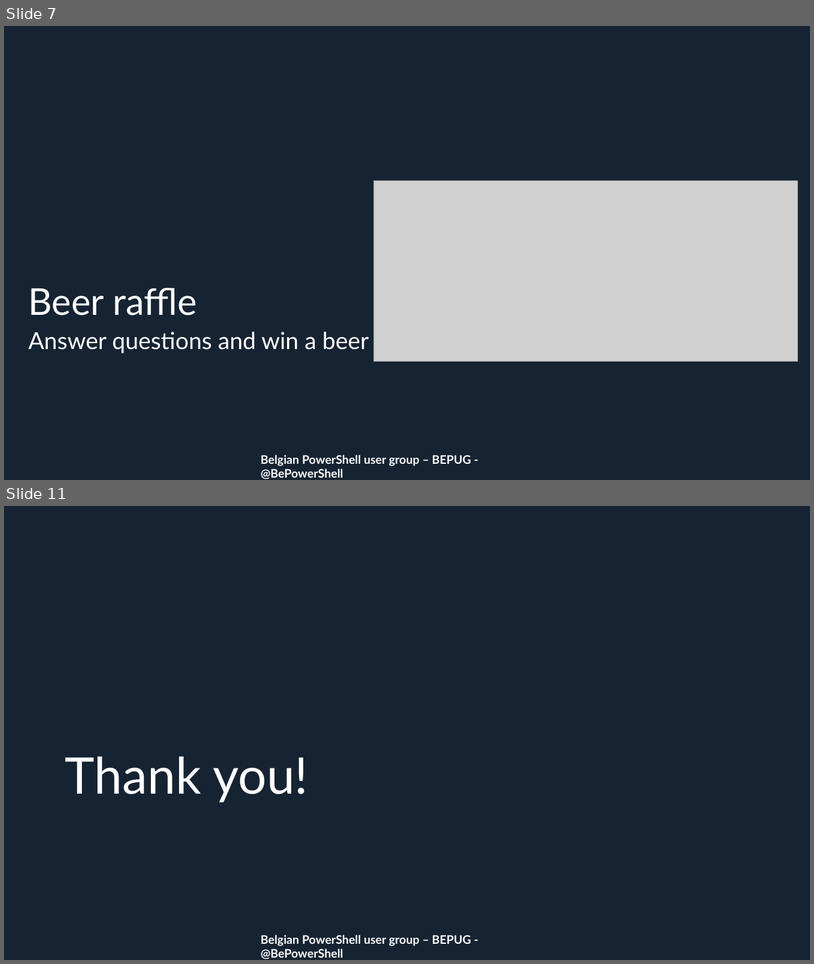
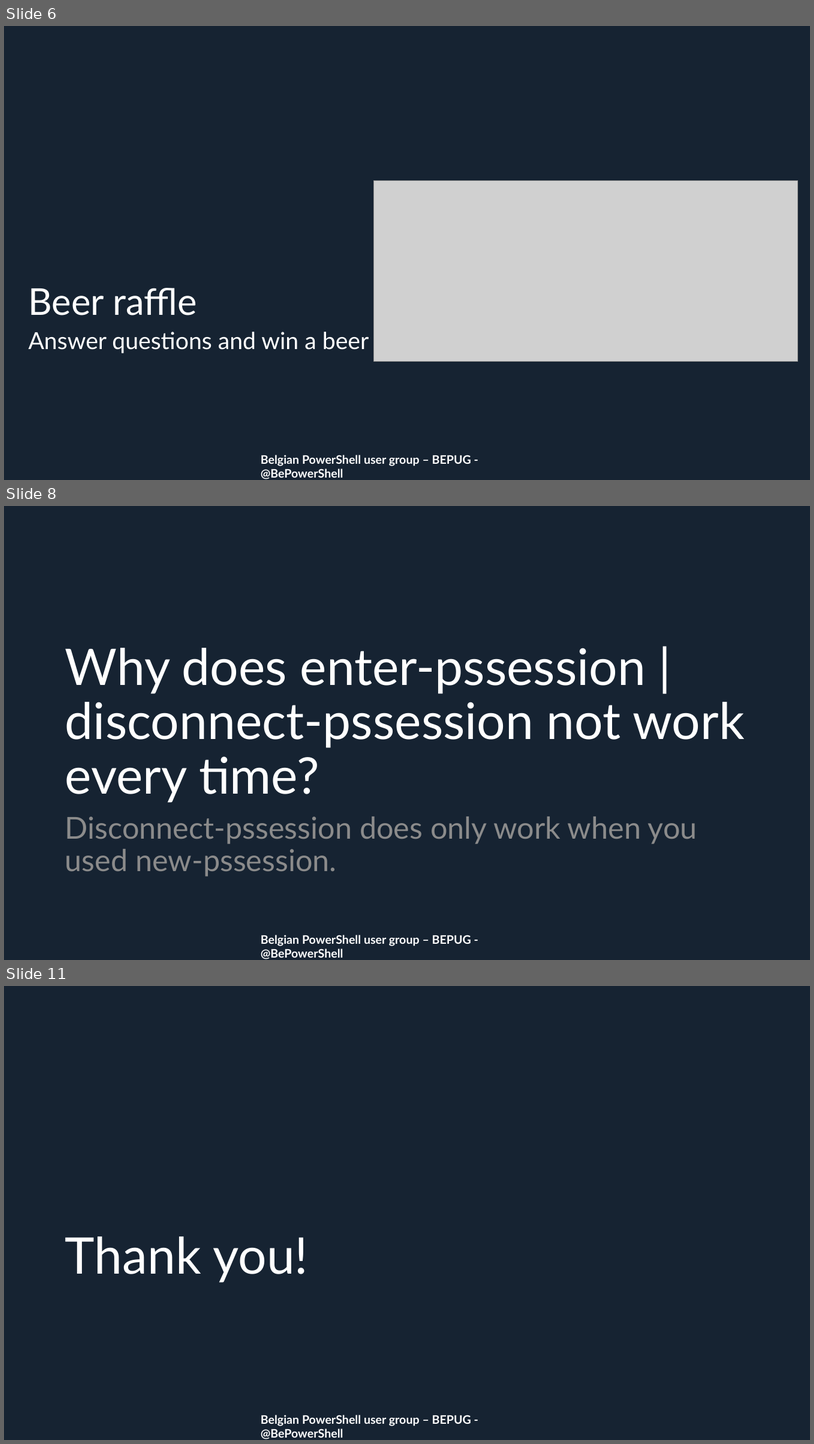
Before and after one commit to BEPUG/meetups, a slide deck: 20180927/_bepug/meetup27092018-outro.pptx. Shown one above the other, each under a label of ours: slides 7 and 11 before the commit, slides 6, 8 and 11 after it; the slides between them are not shown. The pictures are 814x964 and 814x1444 pixels, drawn with LibreOffice and Linux fonts; fonts in the diff are those of the drawing; grey boxes stand for pictures; background and template pictures are left out. Boxes give left, top, right and bottom in pixels: in the first picture for what was removed or moved away, otherwise in the second. Text is boxed around its words. In the diff, an @@ line names an element or a change of style, - is before the commit and + after.

```diff
--- a/20180927/_bepug/meetup27092018-outro.pptx
+++ b/20180927/_bepug/meetup27092018-outro.pptx
@@ slide 8 added at (x1=4, y1=506, x2=810, y2=960), background #162332; not listed: 1 template element that a slide beside it also shows @@
@@ title added at (x1=65, y1=648, x2=745, y2=802), 60 pt, text #FFFFFF @@
+Why does enter-pssession | disconnect-pssession not work every time?
@@ text added at (x1=65, y1=816, x2=698, y2=876), 36 pt, text #8C8C8C @@
+Disconnect-pssession does only work when you used new-pssession.
@@ what was slide 7 is now slide 6 @@
```
Also in this commit, not shown: 1 slide changed, 3 other slides added, 4 slides removed, 1 other file.
